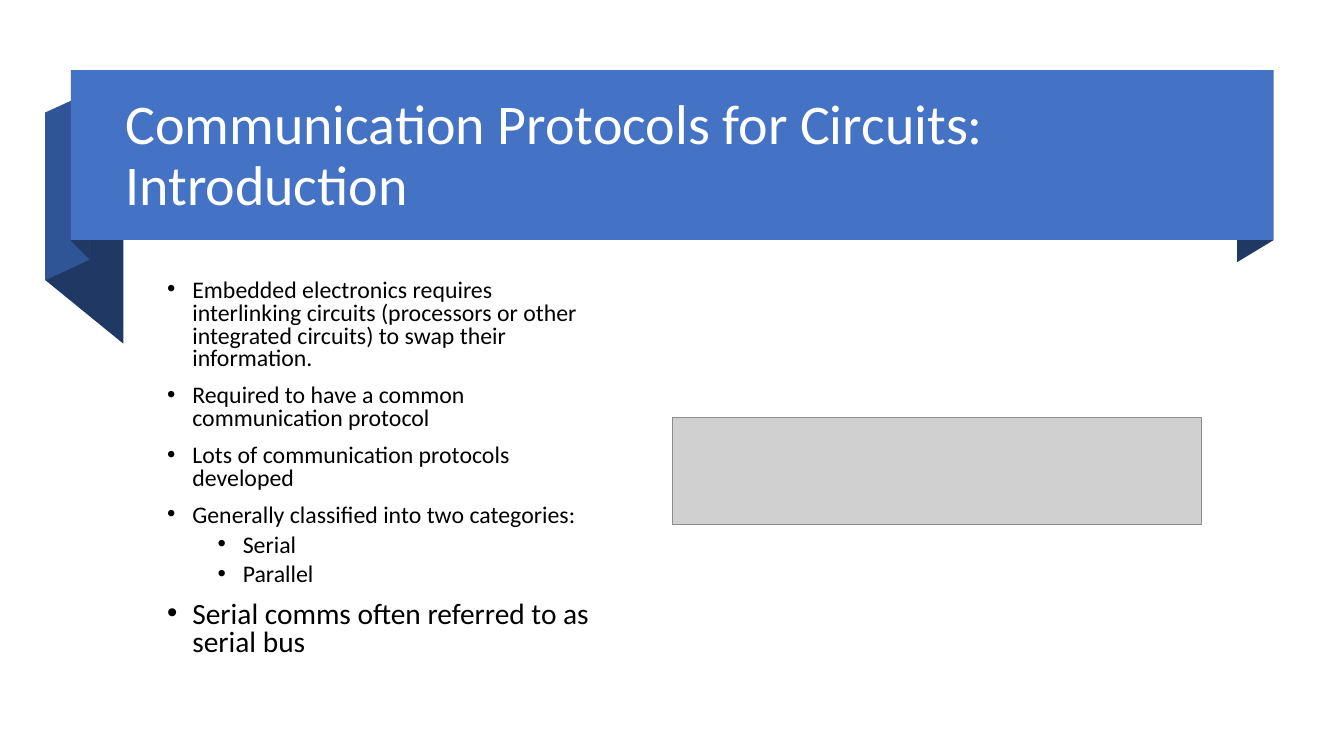
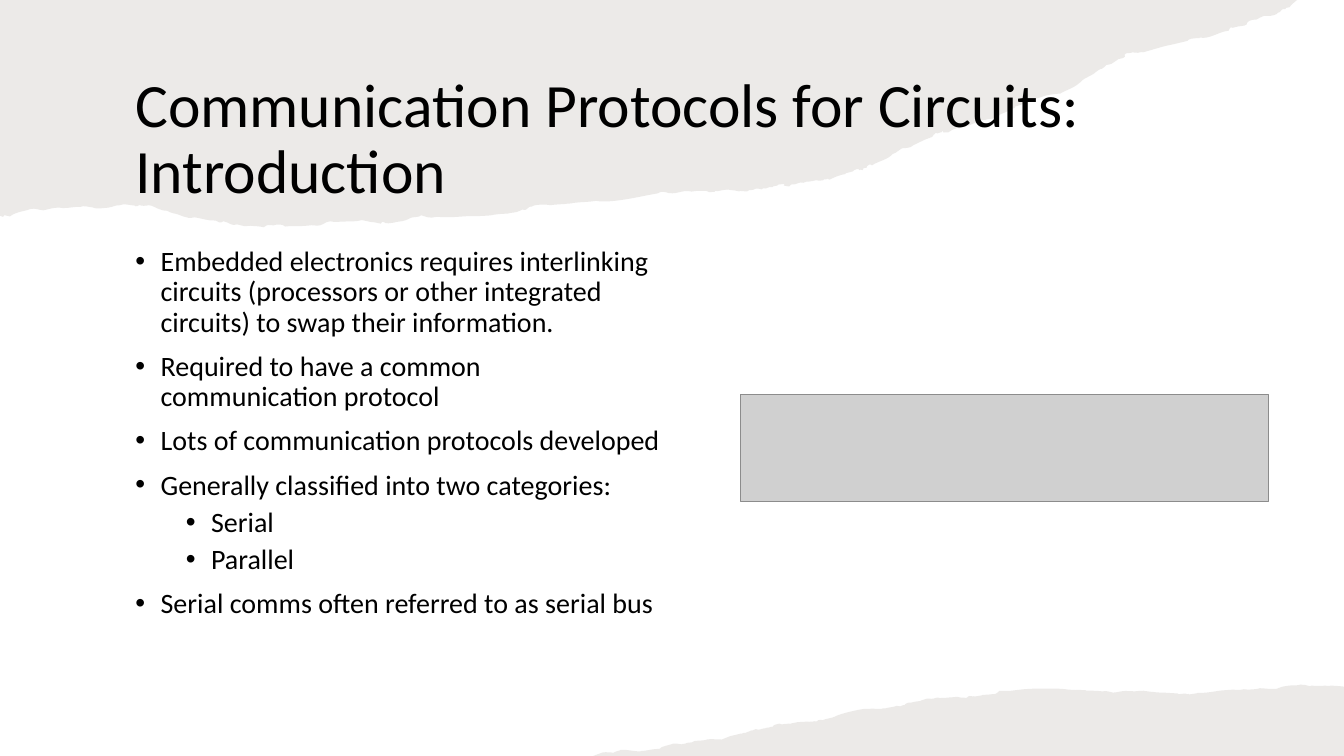
Before and after one commit to fxwalsh/IoT-Protocols-2026, a slide deck: slide 3 of topic-04/talk-4/Serial Bus Comms.pptx. Drawn at 1344x756 pixels with LibreOffice and Linux fonts; fonts in the diff are those of the drawing; grey boxes stand for pictures. Boxes give left, top, right and bottom in pixels: in the first picture for what was removed or moved away, otherwise in the second. Text is boxed around its words. In the diff, an @@ line names an element or a change of style, - is before the commit and + after.

```diff
--- a/topic-04/talk-4/Serial Bus Comms.pptx
+++ b/topic-04/talk-4/Serial Bus Comms.pptx
@@ freeform shape added at (x1=0, y1=0, x2=1298, y2=227), fill #82766A at 15% opacity @@
@@ group removed at (x1=45, y1=71, x2=1273, y2=344): 4 freeform shapes, 1 rectangle @@
@@ title "Communication Protocols for Circuits: Introduction" moved from (x1=126, y1=105, x2=983, y2=206) to (x1=135, y1=84, x2=1079, y2=194) @@
@@ title "Communication Protocols for Circuits: Introduction" at (x1=135, y1=84, x2=1079, y2=194): size 40 to 44 pt, text colour #FFFFFF to #000000 @@
@@ text "Embedded electronics requires interlinking circuits ..." moved from (x1=192, y1=281, x2=589, y2=653) to (x1=161, y1=251, x2=659, y2=614) @@
@@ text "Embedded electronics requires interlinking circuits ..." at (x1=161, y1=251, x2=659, y2=614): size 17 to 20 pt in "Embedded electronics requires interlinking circuits (process ...", "Required to have a common communication protocol", "Lots of communication protocols developed", "Generally classified into two categories:" and 2 more places; size 21 to 20 pt in "Serial comms often referred to as serial ..."; line spacing 0.8 to 0.9 @@
@@ picture moved from (x1=673, y1=417, x2=1202, y2=524) to (x1=741, y1=394, x2=1269, y2=501) @@
@@ freeform shape added at (x1=594, y1=685, x2=1344, y2=756), fill #82766A at 15% opacity @@
```
Also in this commit, not shown: 5 other slides changed, 36 other files.
